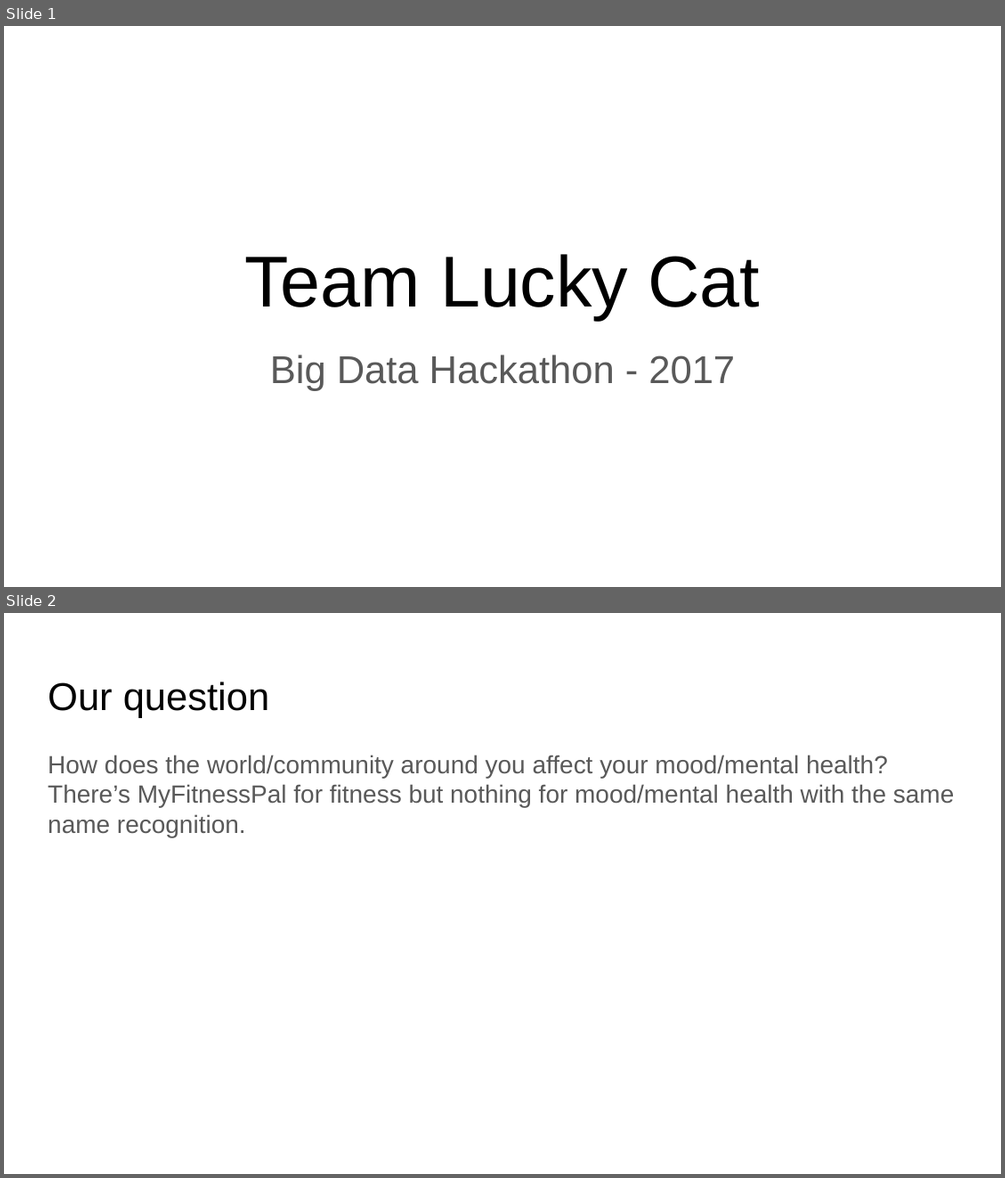
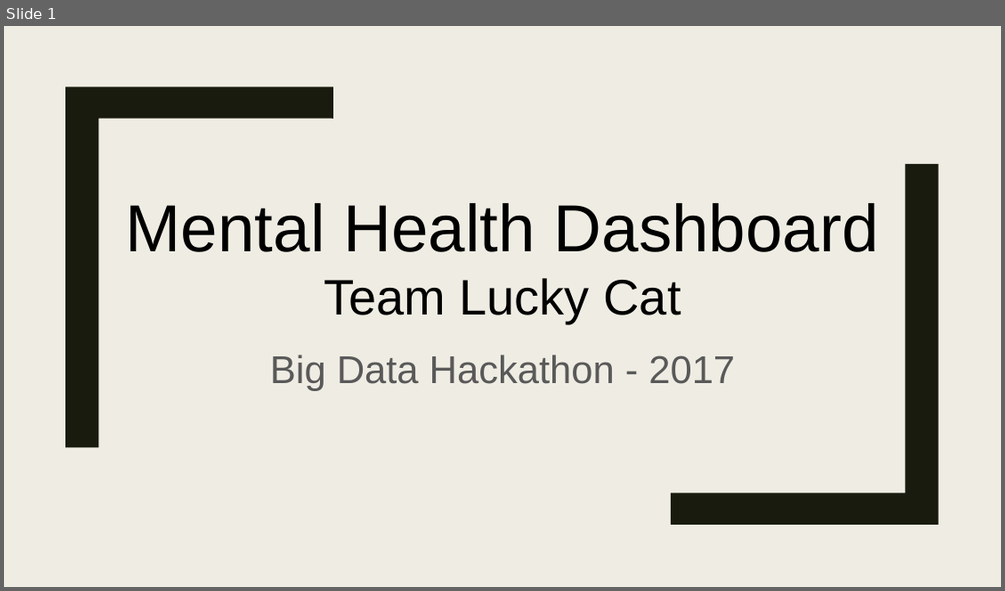
Before and after one commit to kristy0414/big-data-hackathon-in-San-Diego, a slide deck: Team Lucky Cat Project Proposal.pptx. Shown one above the other, each under a label of ours: slides 1 and 2 before the commit, slide 1 after it. The pictures are 1005x1178 and 1005x591 pixels, drawn with LibreOffice and Linux fonts; fonts in the diff are those of the drawing. Boxes give left, top, right and bottom in pixels: in the first picture for what was removed or moved away, otherwise in the second. Text is boxed around its words. In the diff, an @@ line names an element or a change of style, - is before the commit and + after.

Commit message:
Team Proposal
Proposal for Hackathon Day 1

```diff
--- a/Team Lucky Cat Project Proposal.pptx
+++ b/Team Lucky Cat Project Proposal.pptx
@@ slide 2 removed at box(4, 613, 1001, 1174), background #FFFFFF @@
@@ text removed at box(48, 682, 270, 718) @@
-Our question
@@ text removed at box(48, 755, 954, 837) @@
-How does the world/community around you affect your mood/mental health?
-There’s MyFitnessPal for fitness but nothing for mood/mental health with the same name recognition.
@@ slide 1 changed as well @@
@@ background #FFFFFF to #EFEDE3 @@
@@ freeform shape added at box(65, 87, 334, 448), fill #191B0E @@
@@ freeform shape added at box(671, 164, 939, 524), fill #191B0E @@
@@ text at box(126, 203, 879, 252): paragraph added @@
+Mental Health Dashboard
@@ text at box(324, 278, 680, 323): size 52 to 36 pt in "Team Lucky Cat" @@
```
Also in this commit, not shown: 2 other slides changed, 2 slides added, 2 other slides removed.
